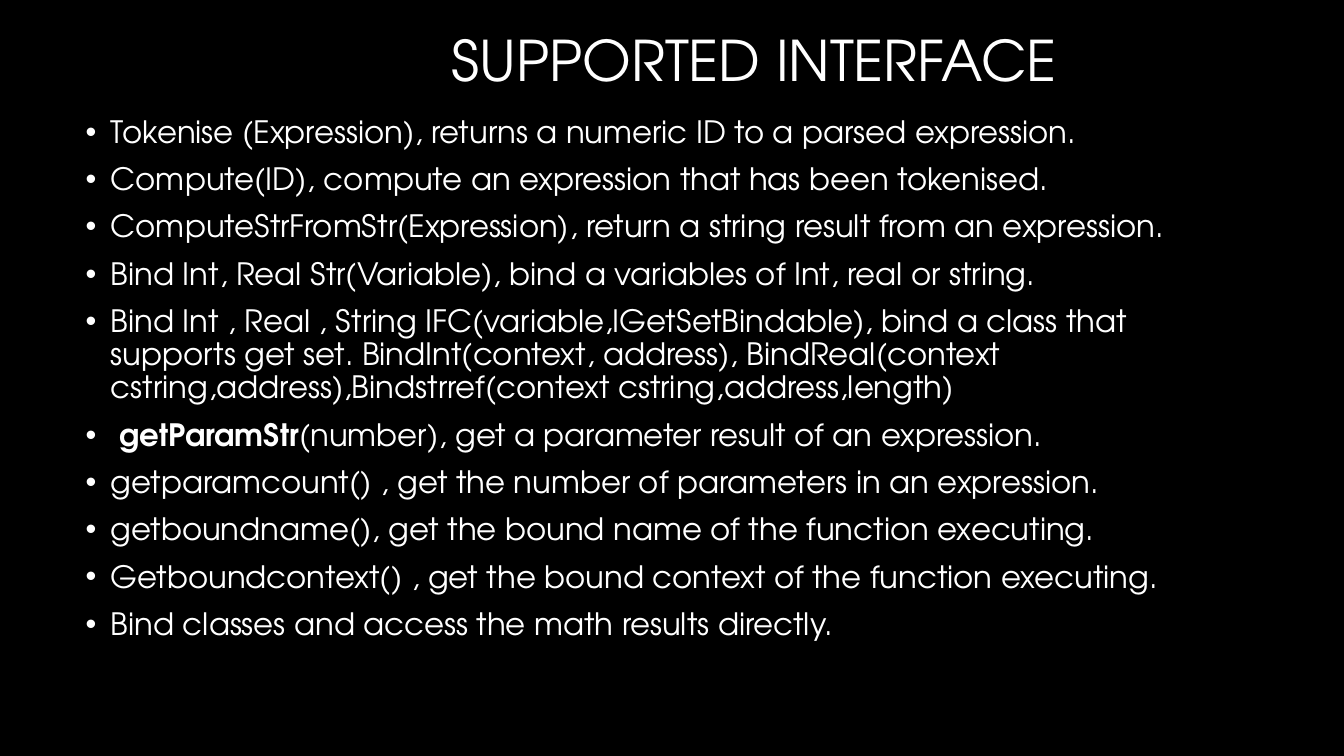
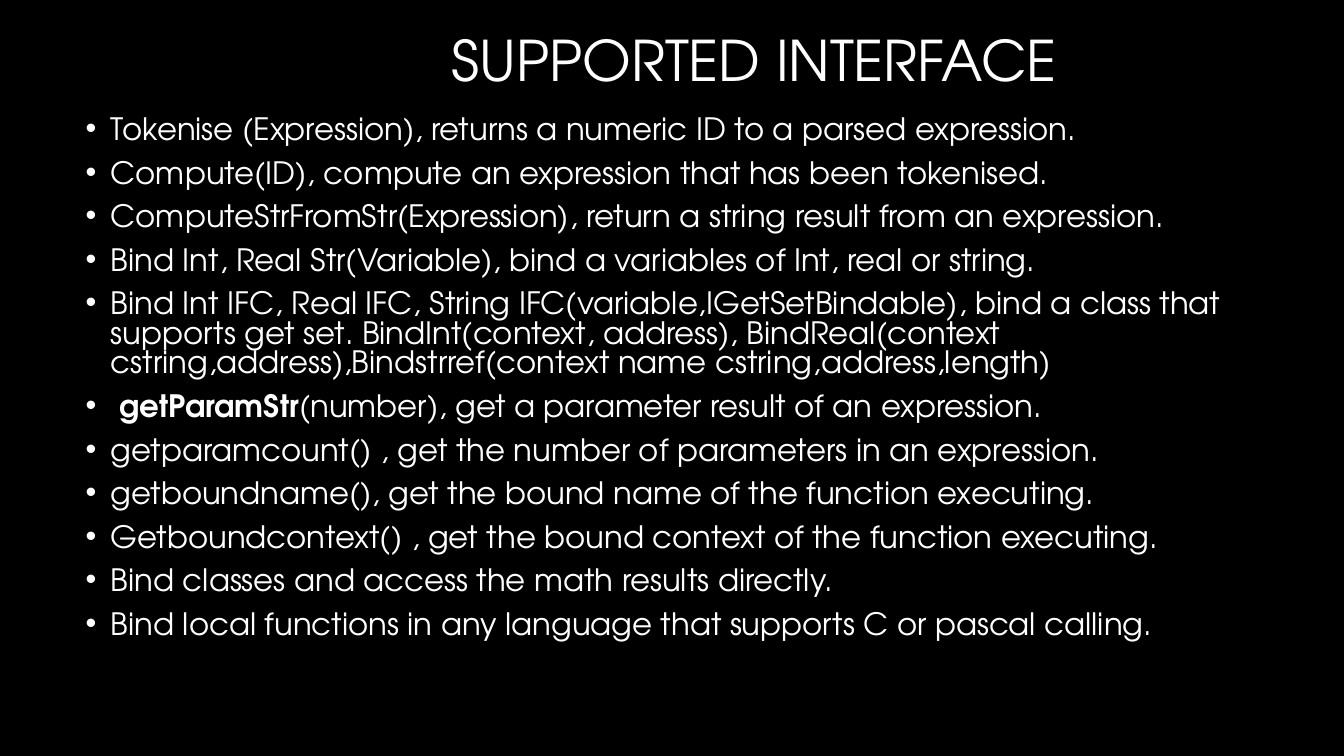
Before and after one commit to CalcScript/CalcScript-2-Clarion, a slide deck: slide 3 of Calc Script 2.pptx. Drawn at 1344x756 pixels with LibreOffice and Linux fonts; fonts in the diff are those of the drawing; background and template pictures are left out. Boxes give left, top, right and bottom in pixels: in the first picture for what was removed or moved away, otherwise in the second. Text is boxed around its words. In the diff, an @@ line names an element or a change of style, - is before the commit and + after.

```diff
--- a/Calc Script 2.pptx
+++ b/Calc Script 2.pptx
@@ text at box(111, 117, 1164, 597): line spacing 0.9 to 0.8 @@
@@ text at box(111, 291, 1221, 380): text changed @@
-• Bind Int , Real , String IFC(variable,IGetSetBindable), bind a class that supports get set. BindInt(context, address), BindReal(context cstring,address),Bindstrref(context cstring,address,length)
+• Bind Int IFC, Real IFC, String IFC(variable,IGetSetBindable), bind a class that supports get set. BindInt(context, address), BindReal(context cstring,address),Bindstrref(context name cstring,address,length)
@@ text at box(111, 612, 1152, 642): paragraph added @@
+• Bind local functions in any language that supports C or pascal calling.
```
Also in this commit, not shown: 1 other slide changed, 1 other file.
